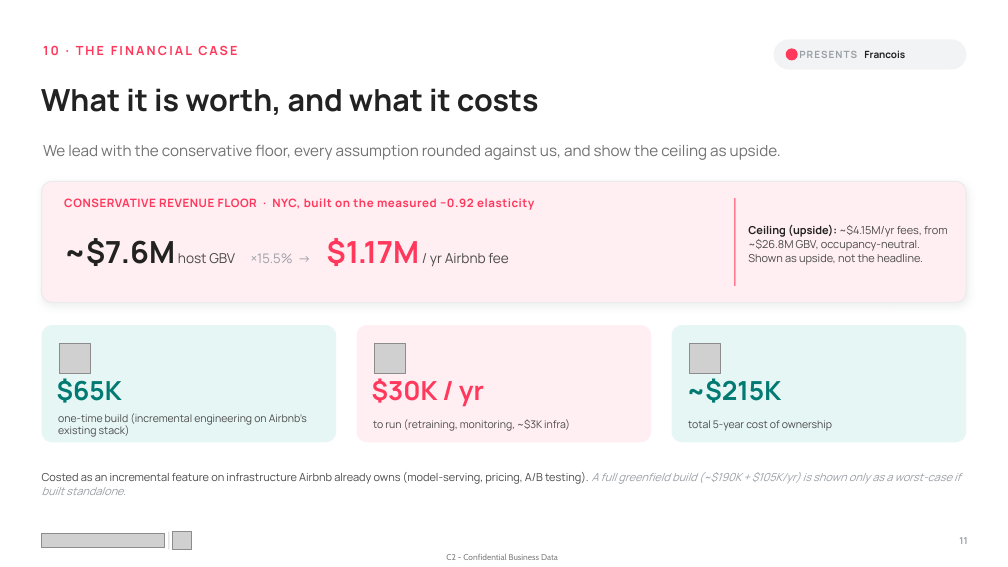
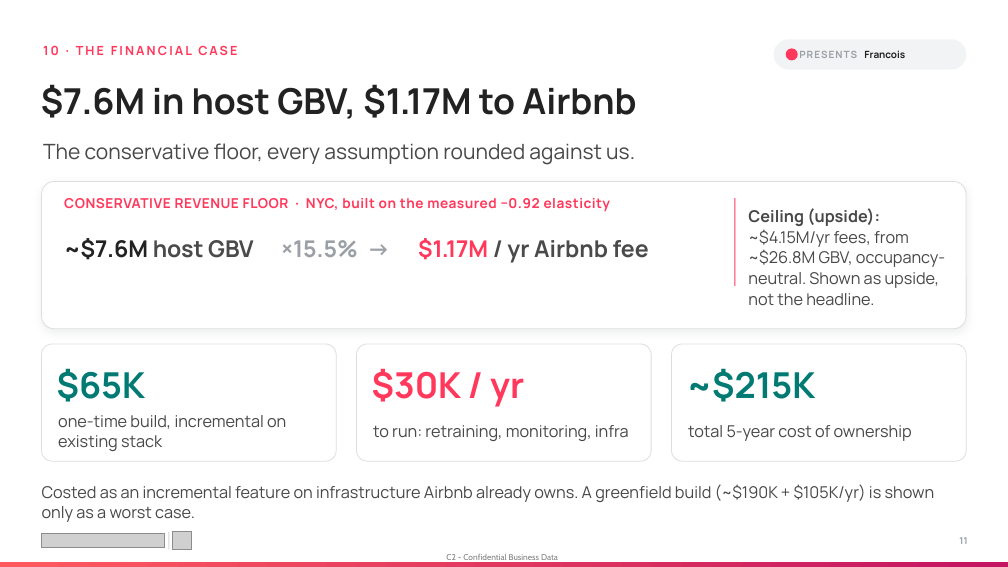
Before and after one commit to mkdn007/Cornell-Airbnb-Capstone, a slide deck: slide 11 of Airbnb Pricing Deck.pptx. Drawn at 1008x567 pixels with LibreOffice and Linux fonts; fonts in the diff are those of the drawing; grey boxes stand for pictures. Boxes give left, top, right and bottom in pixels: in the first picture for what was removed or moved away, otherwise in the second. Text is boxed around its words. In the diff, an @@ line names an element or a change of style, - is before the commit and + after.

```diff
--- a/Airbnb Pricing Deck.pptx
+++ b/Airbnb Pricing Deck.pptx
@@ text at (41,84,636,119): text changed; size 29 to 34 pt @@
-What it is worth, and what it costs
+$7.6M in host GBV, $1.17M to Airbnb
@@ text at (43,143,635,165): text changed; size 14.5 to 20 pt; text colour #717171 to #484848 @@
-We lead with the conservative floor, every assumption rounded against us, and show the ceiling as upside.
+The conservative floor, every assumption rounded against us.
@@ rounded rectangle: place and size @@
-rounded rectangle at (42,181,966,302)
+rounded rectangle at (42,181,966,329)
@@ rounded rectangle at (42,181,966,329): fill #FFEEF2 to #FFFFFF; outline #EBEBEB 1 pt to #DDDDDD 0.75 pt @@
@@ text "CONSERVATIVE REVENUE FLOOR · NYC, ..." at (64,198,610,212): size 11 to 13 pt @@
@@ text "Ceiling (upside): ~$4.15M/yr fees, from ..." at (748,208,945,305): size 10.5 to 15.5 pt; text colour #222222 to #484848 in "Ceiling (upside):"; text colour #4A4A4A to #484848 in "~$4.15M/yr fees, from ~$26.8M GBV, occupancy-neutral. Shown ..." @@
@@ text "~$7.6M host GBV ×15.5% → ..." at (64,238,649,263): size 29 to 22 pt in "~$7.6M $1.17M"; size 13 to 22 pt in "host GBV / yr Airbnb fee"; size 12.5 to 22 pt in "×15.5% →"; bold on in "host GBV ×15.5% → / yr Airbnb ..." @@
@@ rounded rectangle at (42,344,337,461): fill #E6F6F4 to #FFFFFF; outline none to #DDDDDD 0.75 pt @@
@@ text "$65K": place and size @@
-text "$65K" at (57,378,122,403)
+text "$65K" at (57,368,145,402)
@@ picture removed at (60,343,90,374) @@
@@ rounded rectangle at (357,344,652,461): fill #FFEEF2 to #FFFFFF; outline none to #DDDDDD 0.75 pt @@
@@ text "$30K / yr": place and size @@
-text "$30K / yr" at (372,378,484,407)
+text "$30K / yr" at (372,368,524,407)
@@ picture removed at (375,343,405,374) @@
@@ 3 rounded rectangles: place and size @@
-3 rounded rectangles at (42,325,966,442)
+3 rounded rectangles at (42,344,966,461)
@@ rounded rectangle at (671,344,966,461): fill #E6F6F4 to #FFFFFF; outline none to #DDDDDD 0.75 pt @@
@@ size 25 to 34 pt in 3 elements at (57,368,145,402), (372,368,524,407), (687,368,816,402) @@
@@ text "~$215K": place and size @@
-text "~$215K" at (687,378,782,403)
+text "~$215K" at (687,368,816,402)
@@ picture removed at (690,343,720,374) @@
@@ text at (58,415,286,451): text changed; size 10 to 15.5 pt; text colour #4A4A4A to #484848 @@
-one-time build (incremental engineering on Airbnb's existing stack)
+one-time build, incremental on existing stack
@@ text "total 5-year cost of ownership" at (688,425,912,441): size 10 to 15.5 pt, text colour #4A4A4A to #484848 @@
@@ text at (373,425,629,441): text changed; size 10 to 15.5 pt; text colour #4A4A4A to #484848 @@
-to run (retraining, monitoring, ~$3K infra)
+to run: retraining, monitoring, infra
@@ text at (42,484,935,522): text changed; size 10.5 to 15.5 pt; text colour #4A4A4A to #484848 @@
-Costed as an incremental feature on infrastructure Airbnb already owns (model-serving, pricing, A/B testing). A full greenfield build (~$190K + $105K/yr) is shown only as a worst-case if built standalone.
+Costed as an incremental feature on infrastructure Airbnb already owns. A greenfield build (~$190K + $105K/yr) is shown only as a worst case.
@@ rectangle added at (0,562,1008,567), fill gradient #FF595F to #C31561 @@
```
Also in this commit, not shown: 19 other slides changed, 2 slides added.
